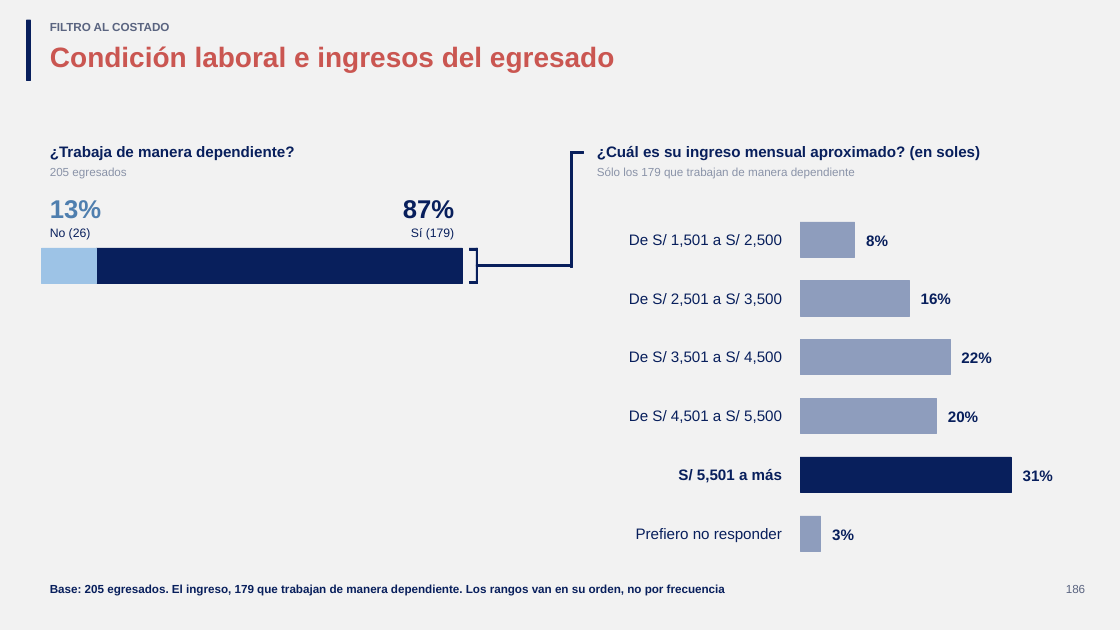
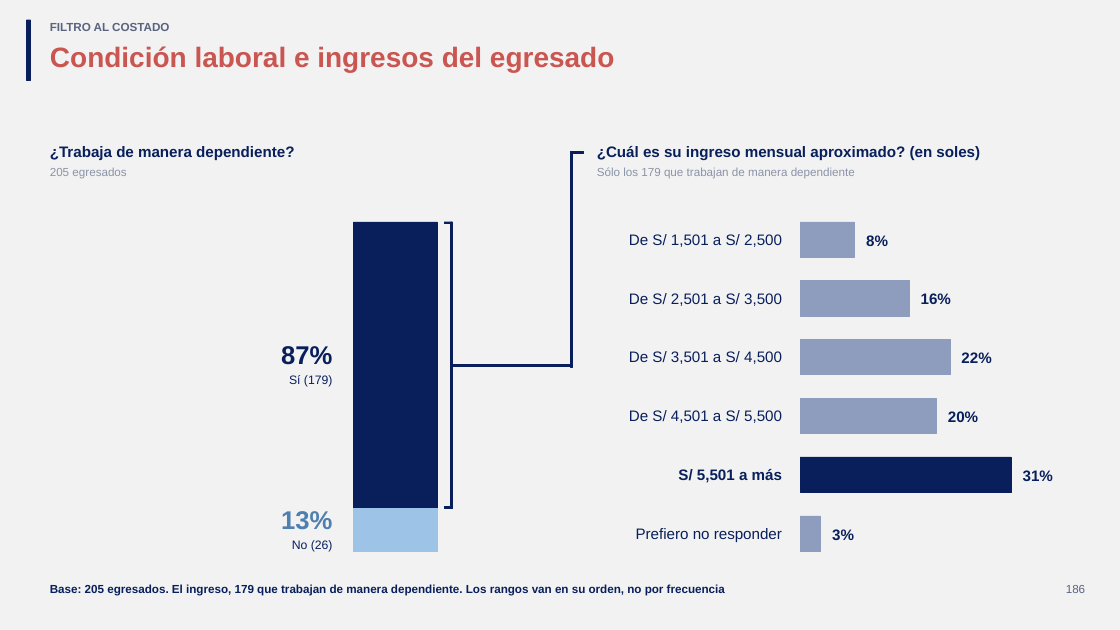
Before and after one commit to GonzaloAlmendariz/prosecnur-app, a slide deck: slide 186 of docs/qa/motor-ppt-2026-10-06/4-recetario/recetario-moderna.pptx. Drawn at 1120x630 pixels with LibreOffice and Linux fonts; fonts in the diff are those of the drawing; background and template pictures are left out. Boxes give left, top, right and bottom in pixels: in the first picture for what was removed or moved away, otherwise in the second. Text is boxed around its words. In the diff, an @@ line names an element or a change of style, - is before the commit and + after.

```diff
--- a/docs/qa/motor-ppt-2026-10-06/4-recetario/recetario-moderna.pptx
+++ b/docs/qa/motor-ppt-2026-10-06/4-recetario/recetario-moderna.pptx
@@ rectangle: place and size @@
-rectangle at [571, 152, 572, 267]
+rectangle at [571, 152, 572, 367]
@@ rectangle added at [354, 222, 438, 508], fill #081F5C, outline #081F5C 0.25 pt @@
@@ rectangle: place and size @@
-rectangle at [470, 248, 478, 250]
+rectangle at [444, 222, 453, 223]
@@ rectangle: place and size @@
-rectangle at [476, 248, 477, 283]
+rectangle at [450, 222, 452, 508]
@@ rectangle removed at [41, 248, 97, 283] @@
@@ rectangle removed at [97, 248, 463, 283] @@
@@ text "87%": place and size @@
-text "87%" at [403, 200, 454, 219]
+text "87%" at [281, 346, 332, 365]
@@ text "Sí (179)": place and size @@
-text "Sí (179)" at [411, 228, 454, 240]
+text "Sí (179)" at [289, 375, 332, 387]
@@ rectangle: place and size @@
-rectangle at [476, 265, 570, 266]
+rectangle at [450, 364, 570, 365]
@@ text "13%": place and size @@
-text "13%" at [50, 200, 101, 219]
+text "13%" at [281, 511, 332, 530]
@@ text "13%" at [281, 511, 332, 530]: alignment left to right @@
@@ rectangle added at [354, 508, 438, 551], fill #9DC3E6, outline #9DC3E6 0.25 pt @@
@@ rectangle: place and size @@
-rectangle at [470, 281, 478, 283]
+rectangle at [444, 507, 453, 508]
@@ text "No (26)" at [292, 540, 333, 552]: alignment left to right @@
@@ text "No (26)": place and size @@
-text "No (26)" at [50, 228, 91, 240]
+text "No (26)" at [292, 540, 333, 552]
```
Also in this commit, not shown: 1 other slide changed, 6 other files.
